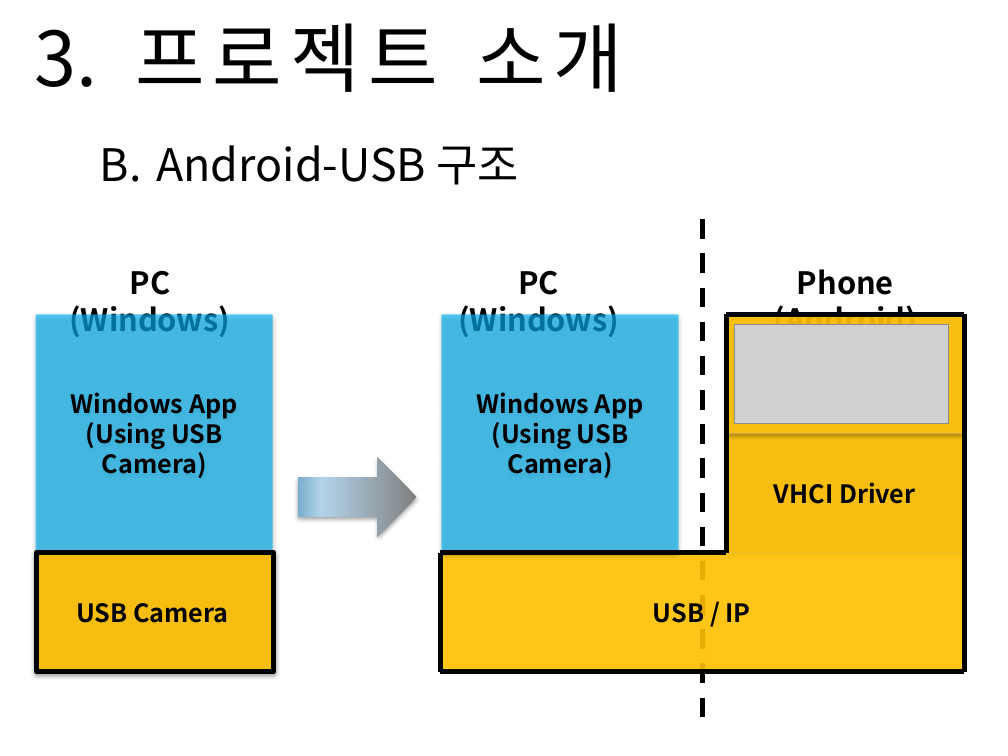
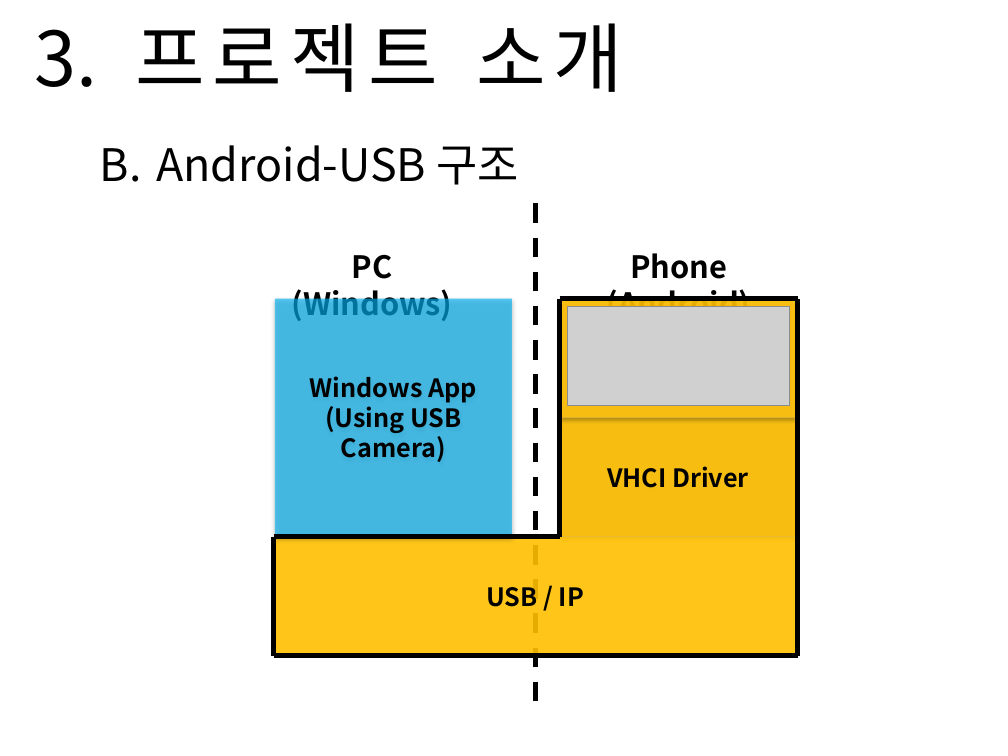
Before and after one commit to Sanghyun-Lee/Android-USB, a slide deck: slide 6 of Documents/presentation doc/Final Presentation/final-presentation.pptx (slide 7 before the commit). Drawn at 1008x756 pixels with LibreOffice and Linux fonts; fonts in the diff are those of the drawing; grey boxes stand for pictures; background and template pictures are left out. Boxes give left, top, right and bottom in pixels: in the first picture for what was removed or moved away, otherwise in the second. Text is boxed around its words. In the diff, an @@ line names an element or a change of style, - is before the commit and + after.

```diff
--- a/Documents/presentation doc/Final Presentation/final-presentation.pptx
+++ b/Documents/presentation doc/Final Presentation/final-presentation.pptx
@@ 2 lines, 1 text: place and size @@
-2 lines, 1 text at <box>703,220,965,720</box>
+2 lines, 1 text at <box>535,204,797,704</box>
@@ text removed at <box>69,270,230,337</box> @@
-PC (Windows)
@@ 5 lines, 4 rectangles, 1 text: place and size @@
-5 lines, 4 rectangles, 1 text at <box>440,270,965,671</box>
+5 lines, 4 rectangles, 1 text at <box>274,254,797,656</box>
@@ rectangle removed at <box>35,314,272,552</box> @@
-Windows App
-(Using USB Camera)
@@ picture: place and size @@
-picture at <box>734,325,949,423</box>
+picture at <box>568,306,789,405</box>
@@ down arrow removed at <box>298,457,417,537</box> @@
@@ rectangle removed at <box>36,552,273,671</box> @@
-USB Camera
```
Also in this commit, not shown: 1 other slide changed, 1 slide removed, 1 other file.
